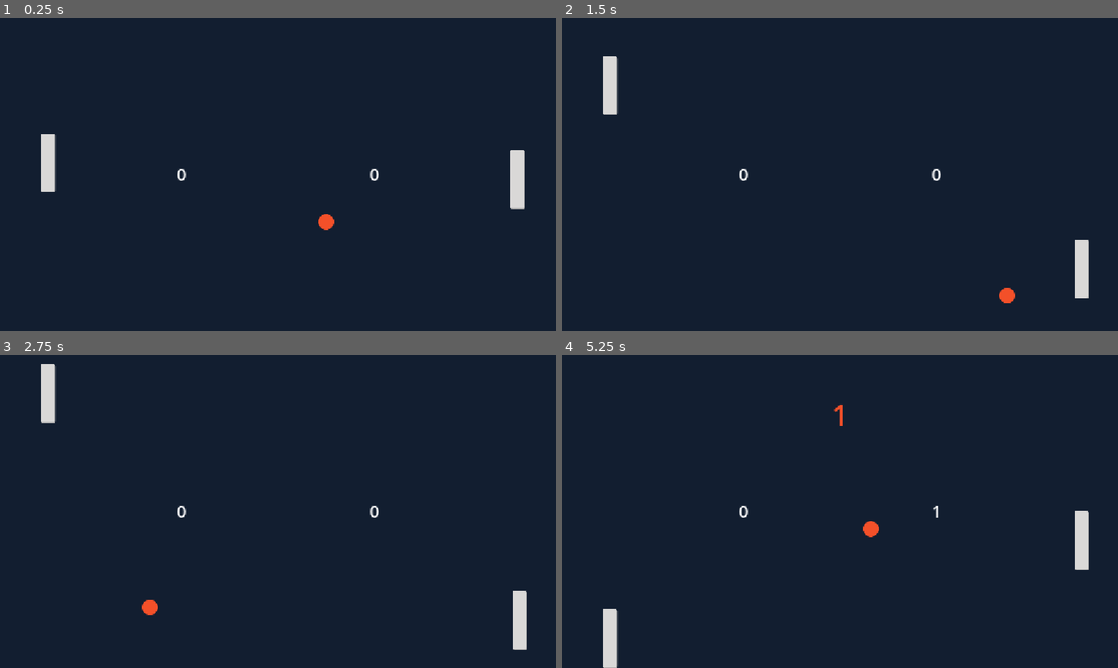
Above: before the commit, frames 1-4 (two rows, left to right).
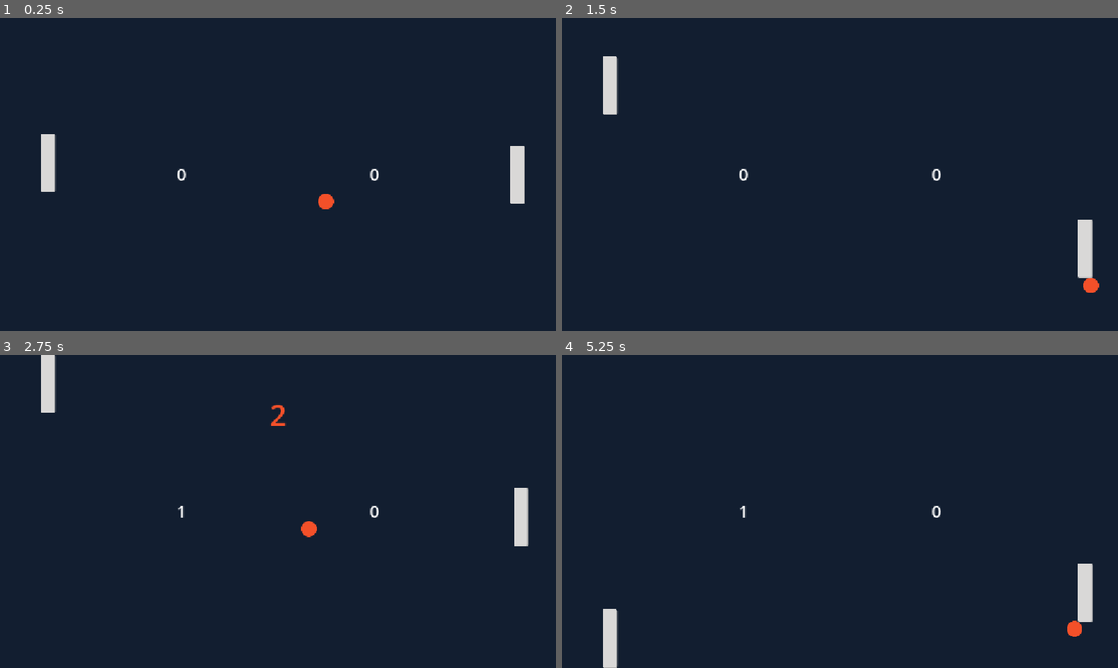
Above: after the commit, the same moments.

Repository: YusufOkmen/GodotPong
Game: Godot game, scene res://level.tscn
Same seed, same stepped clock (60 frames per second), same inputs: the game is played once before the commit and once after it.
Inputs:
- Up to frame 1 (0.25 s): no input
- Up to frame 2 (1.5 s): hold Up (ui_up) 0.53-1.28 s; hold Down (ui_down) from 1.28 s (still down)
- Up to frame 3 (2.75 s): release Down (ui_down) at 2.03 s; hold Up (ui_up) from 2.03 s (still down)
- Up to frame 4 (5.25 s): release Up (ui_up) at 3.53 s; hold Down (ui_down) from 3.53 s (still down)

The runs differ from the first frame. In frame 1, 0.3% of the frame differs, in the area x 57-95%, y 40-68%; in frame 2, 0.7%; in frame 3, 1.5%, in the area x 7-96%, y 0-95%; in frame 4, 1.3%.

Commit message:
added sound effects and now players and opponents position gets resetted after a score achieved

Diff:
--- a/ball.tscn
+++ b/ball.tscn
@@ -1,6 +1,7 @@
 [gd_scene format=3 uid="uid://de78u6sepvyir"]
 
 [ext_resource type="Texture2D" uid="uid://b50owo1re4mjy" path="res://Assets/Ball.png" id="1_x8fbi"]
+[ext_resource type="AudioStream" uid="uid://duq4stlukb8o6" path="res://Assets/ping_pong_8bit_beeep.ogg" id="2_41u45"]
 
 [sub_resource type="GDScript" id="GDScript_fglp6"]
 script/source = "extends CharacterBody2D
@@ -15,12 +16,13 @@
 	var collision_object = move_and_collide(velocity * delta);
 	if collision_object:
 		velocity = velocity.bounce(collision_object.get_normal());
+		get_node(\"ImpactSound\").play();
+
 
 func stop_ball():
 	velocity = Vector2.ZERO;
 
 func restart_ball():
-	print(\"Hello world!\");
 	velocity.x = [-1,1][randi() % 2] * speed;
 	velocity.y = [-0.8,0.8][randi() % 2] * speed;
 "
@@ -38,3 +40,6 @@
 [node name="CollisionShape2D" type="CollisionShape2D" parent="." unique_id=799129274]
 visible = false
 shape = SubResource("CircleShape2D_fglp6")
+
+[node name="ImpactSound" type="AudioStreamPlayer" parent="." unique_id=1957194696]
+stream = ExtResource("2_41u45")
--- a/level.gd
+++ b/level.gd
@@ -4,7 +4,7 @@
 var OpponentScore = 0;
 
 func _on_left_body_entered(body):
-	$ball.position = Vector2(640, 360);
+	$ball.position = Vector2(575, 300);
 	OpponentScore += 1;
 	score_achieved();
 
@@ -24,7 +24,15 @@
 	get_tree().call_group("RestartBallGroup", "restart_ball");
 	$CountdownLabel.visible = false;
 
+
+
 func score_achieved():
 	get_tree().call_group("BallGroup", "stop_ball");
 	$CountdownTimer.start();
 	$CountdownLabel.visible = true;
+	$ScoreSound.play();
+		# Resetting player and opponent position.
+	$Player.position.x = 100;
+	$Player.position.y = 300;
+	$Opponent.position.x = 1073;
+	$Opponent.position.y = 300;
--- a/level.tscn
+++ b/level.tscn
@@ -4,6 +4,7 @@
 [ext_resource type="PackedScene" uid="uid://b1a826je6twwl" path="res://player.tscn" id="1_u52ul"]
 [ext_resource type="PackedScene" uid="uid://778blqyqhc0x" path="res://opponent.tscn" id="2_vonw3"]
 [ext_resource type="PackedScene" uid="uid://de78u6sepvyir" path="res://ball.tscn" id="3_oi3di"]
+[ext_resource type="AudioStream" uid="uid://dbboblgibr1xc" path="res://Assets/ping_pong_8bit_plop.ogg" id="5_f2txt"]
 
 [sub_resource type="RectangleShape2D" id="RectangleShape2D_fglp6"]
 size = Vector2(1149, 16)
@@ -78,10 +79,10 @@
 [node name="Player" parent="." unique_id=1675477458 instance=ExtResource("1_u52ul")]
 
 [node name="Opponent" parent="." unique_id=1102363809 instance=ExtResource("2_vonw3")]
-position = Vector2(1073, 297)
+position = Vector2(1073, 300)
 
 [node name="ball" parent="." unique_id=1075004656 instance=ExtResource("3_oi3di")]
-position = Vector2(575.615, 342.185)
+position = Vector2(575, 300)
 
 [node name="Left" type="Area2D" parent="." unique_id=978594316]
 position = Vector2(-33, 327)
@@ -102,6 +103,9 @@
 wait_time = 2.0
 one_shot = true
 
+[node name="ScoreSound" type="AudioStreamPlayer" parent="." unique_id=1981209132]
+stream = ExtResource("5_f2txt")
+
 [connection signal="body_entered" from="Left" to="." method="_on_left_body_entered"]
 [connection signal="body_entered" from="Right" to="." method="_on_right_body_entered"]
 [connection signal="timeout" from="CountdownTimer" to="." method="_on_countdown_timer_timeout"]
--- a/player.tscn
+++ b/player.tscn
@@ -6,16 +6,14 @@
 [sub_resource type="RectangleShape2D" id="RectangleShape2D_fglp6"]
 size = Vector2(28, 118)
 
-[node name="Node2D" type="Node2D" unique_id=1675477458]
-
-[node name="Player" type="CharacterBody2D" parent="." unique_id=278265168]
+[node name="Player" type="CharacterBody2D" unique_id=278265168]
 position = Vector2(100, 300)
 script = ExtResource("1_0e48y")
 metadata/_edit_group_ = true
 
-[node name="Sprite2D" type="Sprite2D" parent="Player" unique_id=1355917437]
+[node name="Sprite2D" type="Sprite2D" parent="." unique_id=1355917437]
 position = Vector2(1.6391277e-07, 1.4305115e-06)
 texture = ExtResource("1_wtcfe")
 
-[node name="CollisionShape2D" type="CollisionShape2D" parent="Player" unique_id=891329000]
+[node name="CollisionShape2D" type="CollisionShape2D" parent="." unique_id=891329000]
 shape = SubResource("RectangleShape2D_fglp6")
--- a/project.godot
+++ b/project.godot
@@ -23,6 +23,7 @@
 
 BallGroup=""
 RestartBallGroup=""
+ImpactSoundGroup=""
 
 [physics]
 
